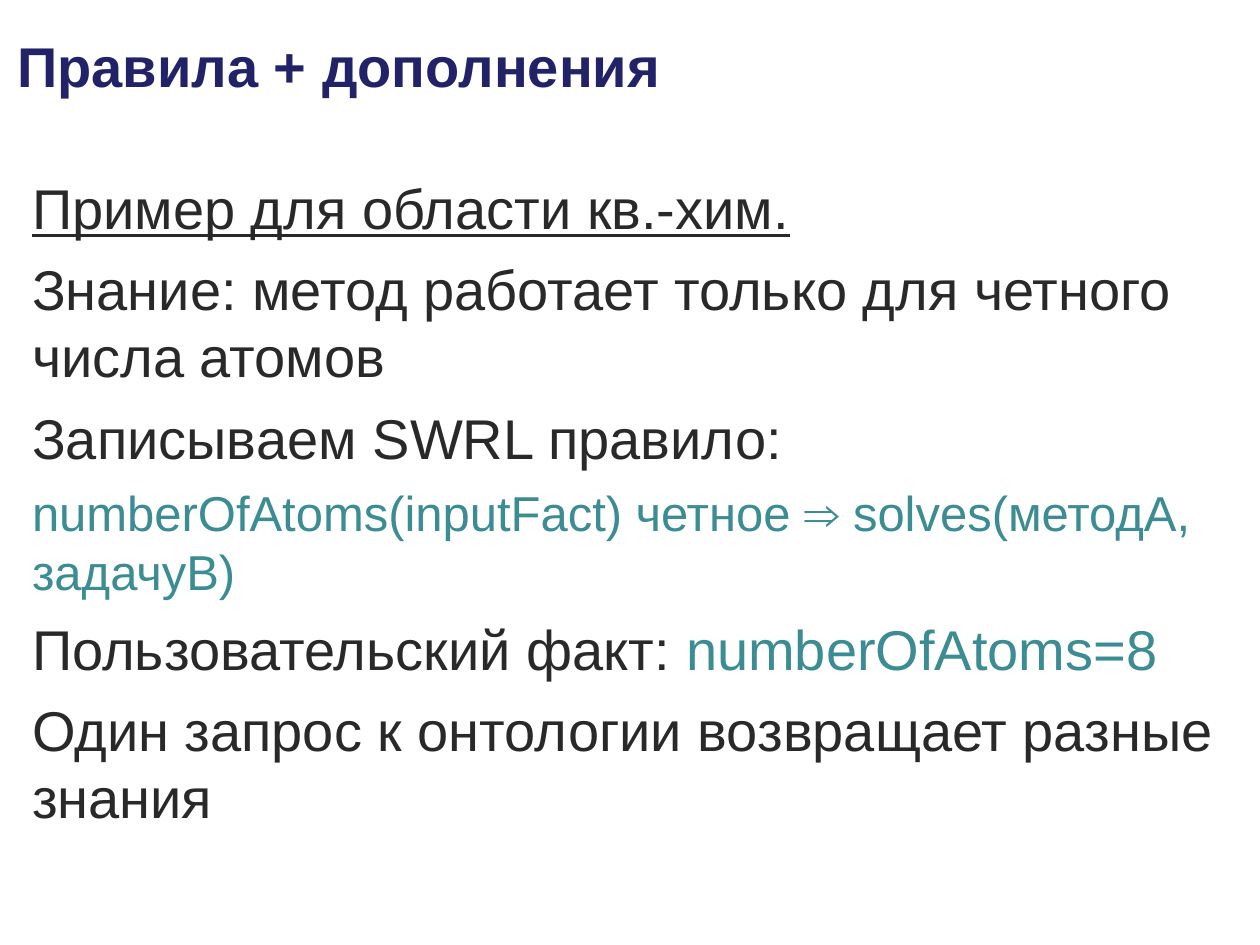
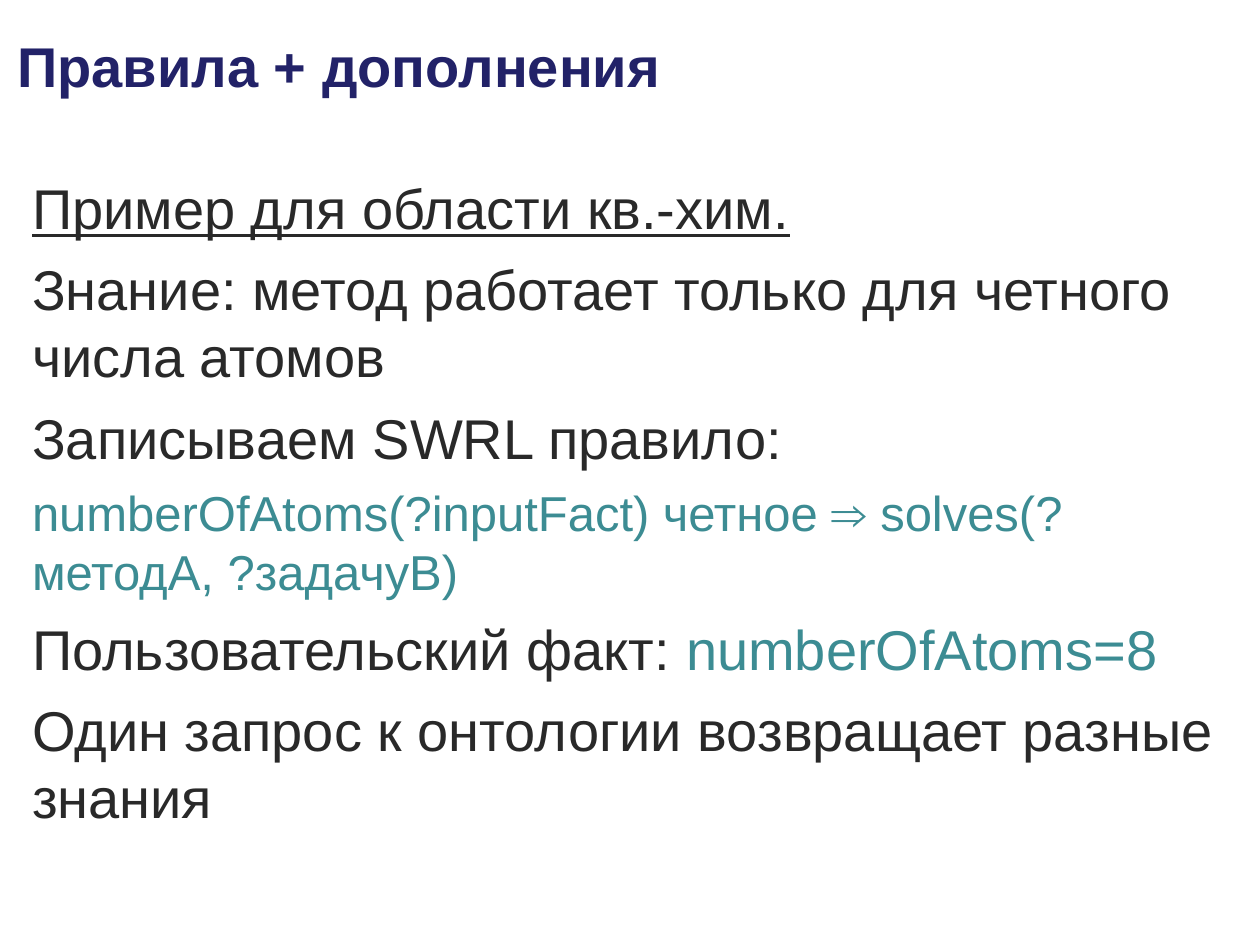
Before and after one commit to podtelkin/NII-NKT, a slide deck: slide 16 of master/master.ppt. Drawn at 1260x945 pixels with LibreOffice and Linux fonts; fonts in the diff are those of the drawing; background and template pictures are left out. Boxes give left, top, right and bottom in pixels: in the first picture for what was removed or moved away, otherwise in the second. Text is boxed around its words. In the diff, an @@ line names an element or a change of style, - is before the commit and + after.

```diff
--- a/master/master.ppt
+++ b/master/master.ppt
@@ text at (x1=32, y1=495, x2=1062, y2=600): text changed @@
-numberOfAtoms(inputFact) четное ⇒ solves(методА, задачуВ)
+numberOfAtoms(?inputFact) четное ⇒ solves(?методА, ?задачуВ)
```
Also in this commit, not shown: 6 other slides changed.
